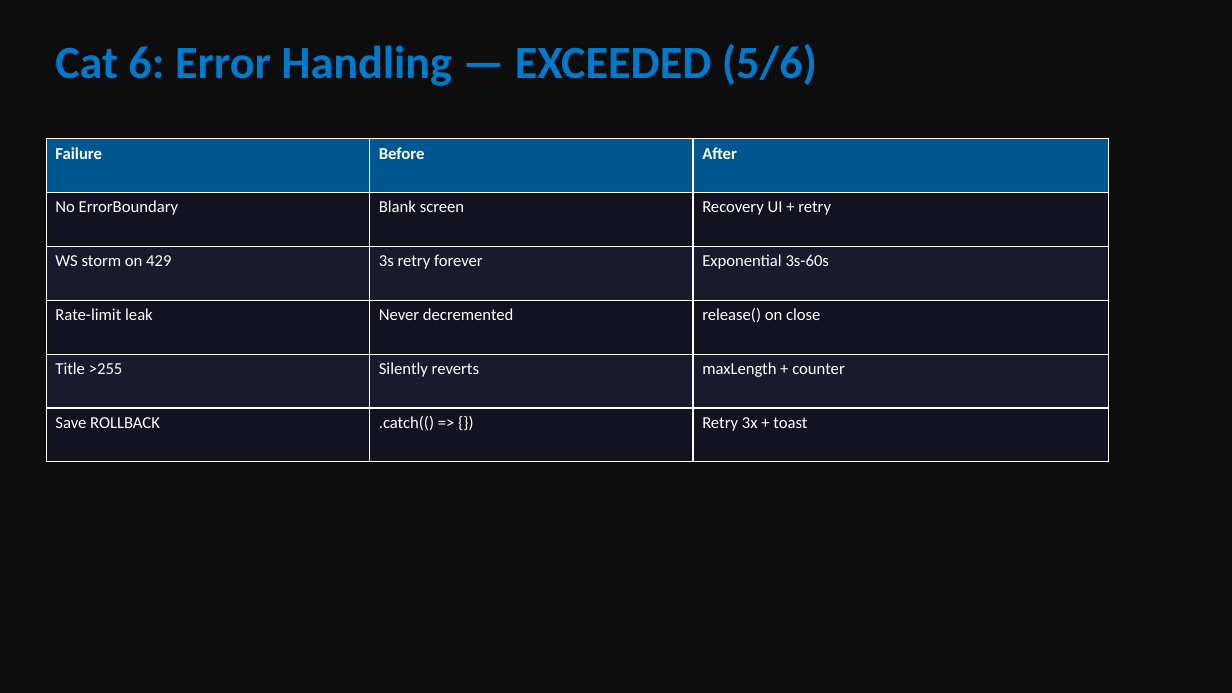
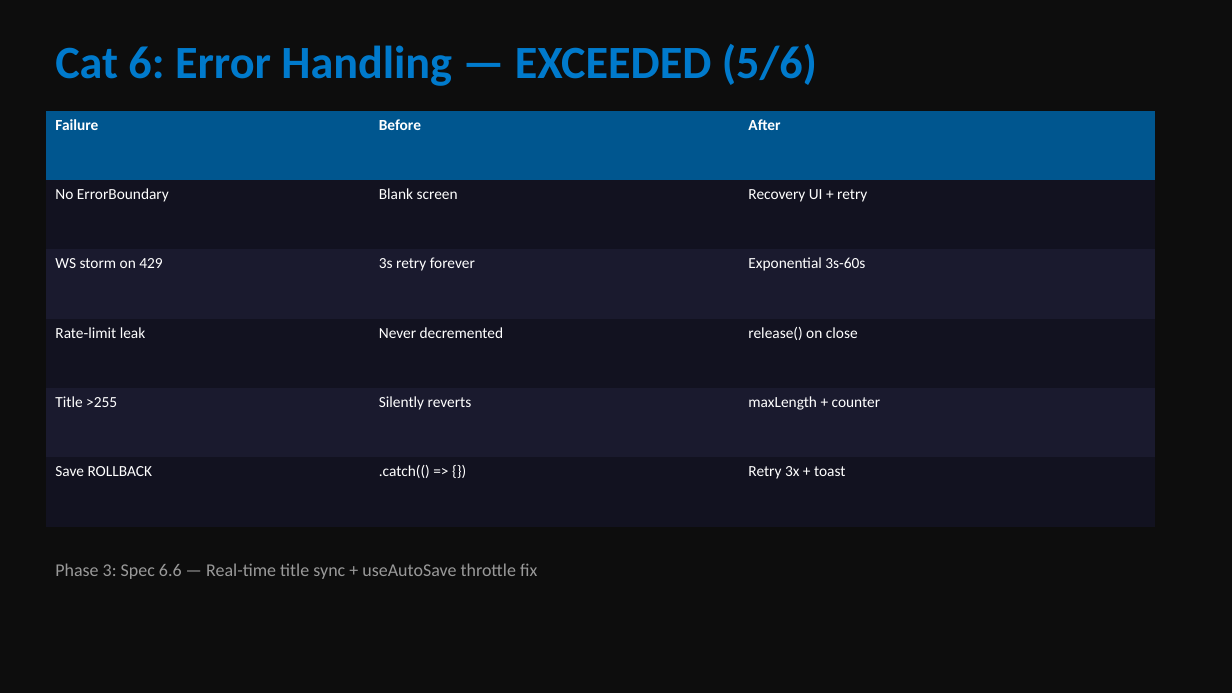
Before and after one commit to fsyeddev-a11y/ShipShape, a slide deck: slide 22 of docs/ShipShape-Final-Presentation.pptx (slide 10 before the commit). Drawn at 1232x693 pixels with LibreOffice and Linux fonts; fonts in the diff are those of the drawing. Boxes give left, top, right and bottom in pixels: in the first picture for what was removed or moved away, otherwise in the second. Text is boxed around its words. In the diff, an @@ line names an element or a change of style, - is before the commit and + after.

Commit message:
docs: update revert documentation with specific examples, regenerate PDF and presentation
Expanded the "Fixes Attempted and Reverted" section with detailed table
showing what changed, why it was reverted, and lessons learned for each
fix (backlinks .catch removal, syntax-highlighting API polling, WCAG
hover-focus conflict, timeout increase, batch CI failures).
Regenerated PDF and 32-slide presentation.

```diff
--- a/docs/ShipShape-Final-Presentation.pptx
+++ b/docs/ShipShape-Final-Presentation.pptx
@@ table at <box>46,111,1155,527</box> @@
@@ size 13 to 12 pt @@
@@ borders changed @@
@@ table: place and size @@
-table at <box>46,139,1109,462</box>
+table at <box>46,111,1155,527</box>
@@ text added at <box>55,563,537,579</box>, 14 pt, text #999999 @@
+Phase 3: Spec 6.6 — Real-time title sync + useAutoSave throttle fix
```
Also in this commit, not shown: 10 other slides changed, 21 slides added, 5 slides removed, 4 other files.
